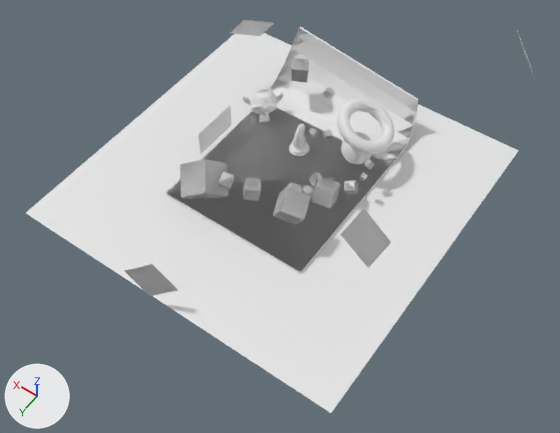
A saved change to the Blender file Assets/DemoScene/SourceModel~/DemoScene.blend.
One viewpoint serves both versions: a 50 mm lens placed at (-29.6, 40.5, 54.4), pointed at (-5.5, 6.8, 1.4). Lighting does not change. The marker at lower left points along +X, +Y and +Z.

The first picture shows 'Emission', 'HighDef', 'LowDef'.
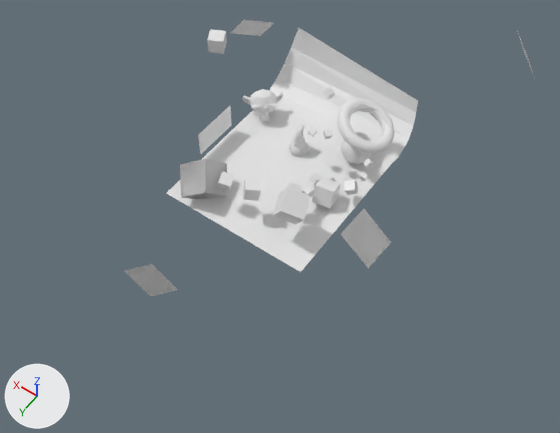
Changed parts and their boxes (x1, y1, x2, y2) in the pictures (560 x 433 px; the box of a moved part takes in the faces that stretch with it):
'HighDef', hidden
    before: (26, 26, 519, 413)
part 1 of me_suzanne, moved or reshaped (not visible afterwards)
    before: (291, 58, 309, 83)
part 2 of me_suzanne, shading changed
    before: (26, 26, 519, 413)
part 3 of me_suzanne_002, moved or reshaped
    before: (291, 59, 309, 82)
    after: (207, 29, 227, 54)
part 4 of me_suzanne_002, cut back
    before: (290, 125, 308, 155)
    after: (289, 125, 309, 156)

The change, as a diff of the scene's bpy script:
```diff
--- a/Assets/DemoScene/SourceModel~/DemoScene.blend.py
+++ b/Assets/DemoScene/SourceModel~/DemoScene.blend.py
@@ me_suzanne @@
 me_suzanne.from_pydata(...)  # 7366 vertices, 9891 faces, 1 loose edge; spans x -15.0..16.0, y -21.2..9.9, z -1.2..3.1
 # used by ob_highdef; location = (4.13, -3.91, 0.92); rotation_euler = (0.0, 0.0, -2.42), in degrees (0, 0, -139); scale = (1.5, 1.5, 1.5)
+# me_suzanne part 1: the loose piece of 8 vertices spanning x 1.9..3.1, y 0.3..1.6, z 1.4..2.5 is moved by (-5.2, 2.7, 0.5)
+# me_suzanne part 2: edges marked sharp go from 0 to 226
 me_suzanne.materials.append(mat_mat2)
@@ me_suzanne_002 @@
 # used by ob_lowdef; location = (4.13, -3.91, 0.92); rotation_euler = (0.0, 0.0, -2.42), in degrees (0, 0, -139); scale = (1.5, 1.5, 1.5)
-me_suzanne_002.from_pydata(...)  # 638 vertices, 1075 faces; spans x -8.6..15.2, y -15.5..4.7, z -1.6..8.0
+me_suzanne_002.from_pydata(...)  # 559 vertices, 943 faces; spans x -8.6..15.2, y -15.5..4.7, z -1.6..8.0
+# me_suzanne_002 part 3: the loose piece of 8 vertices spanning x 1.9..3.1, y 0.3..1.6, z 1.4..2.5 is moved by (-5.2, 2.7, 0.5)
+# me_suzanne_002 part 4
+# 80 vertices are removed from x 1.6..2.4, y -3.8..-2.8, z -0.6..1.1
+# 342 faces are deleted
+# 1 vertex moves within x 1.7, y -3.5, z -0.3
+# 1 vertex is added at (1.8, -3.7, -0.2)
+# 202 new faces join them, mat_tt_checker_512x512_uv_grid (its picture is missing)
+# 8 new faces join them, mat_mat2 (white #e7e7e7)
 me_suzanne_002.materials.append(mat_mat2)
@@ ob_highdef @@
 ob_highdef.scale = (1.5, 1.5, 1.5)
+ob_highdef.hide_set(True)
```
